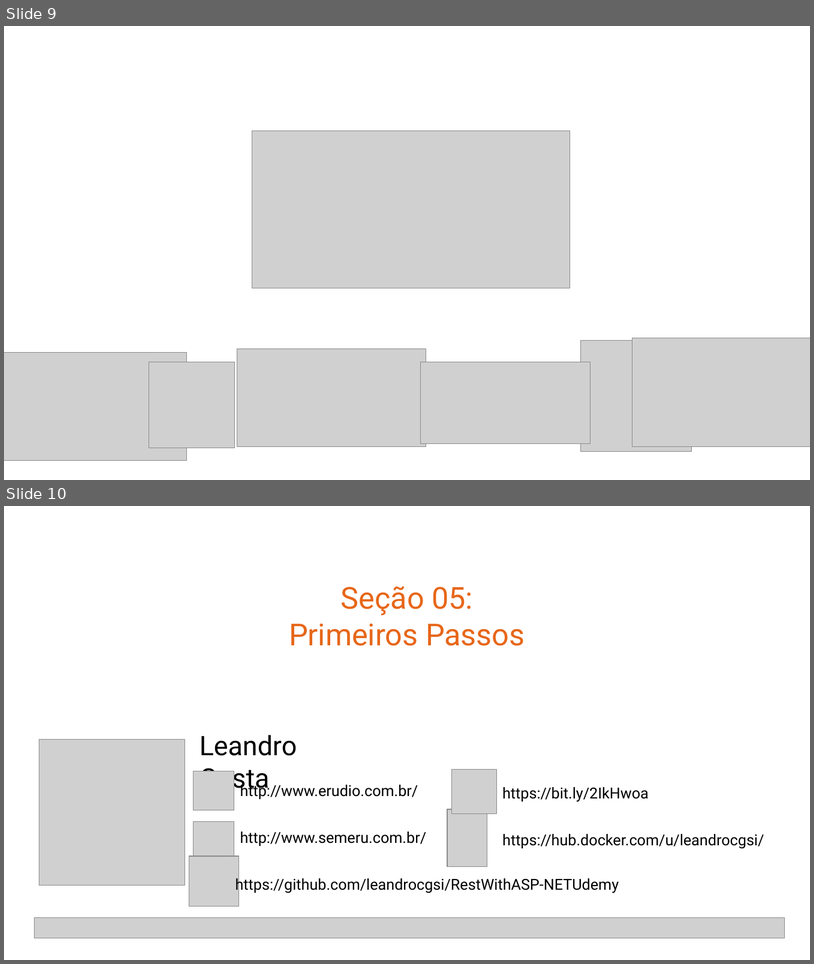
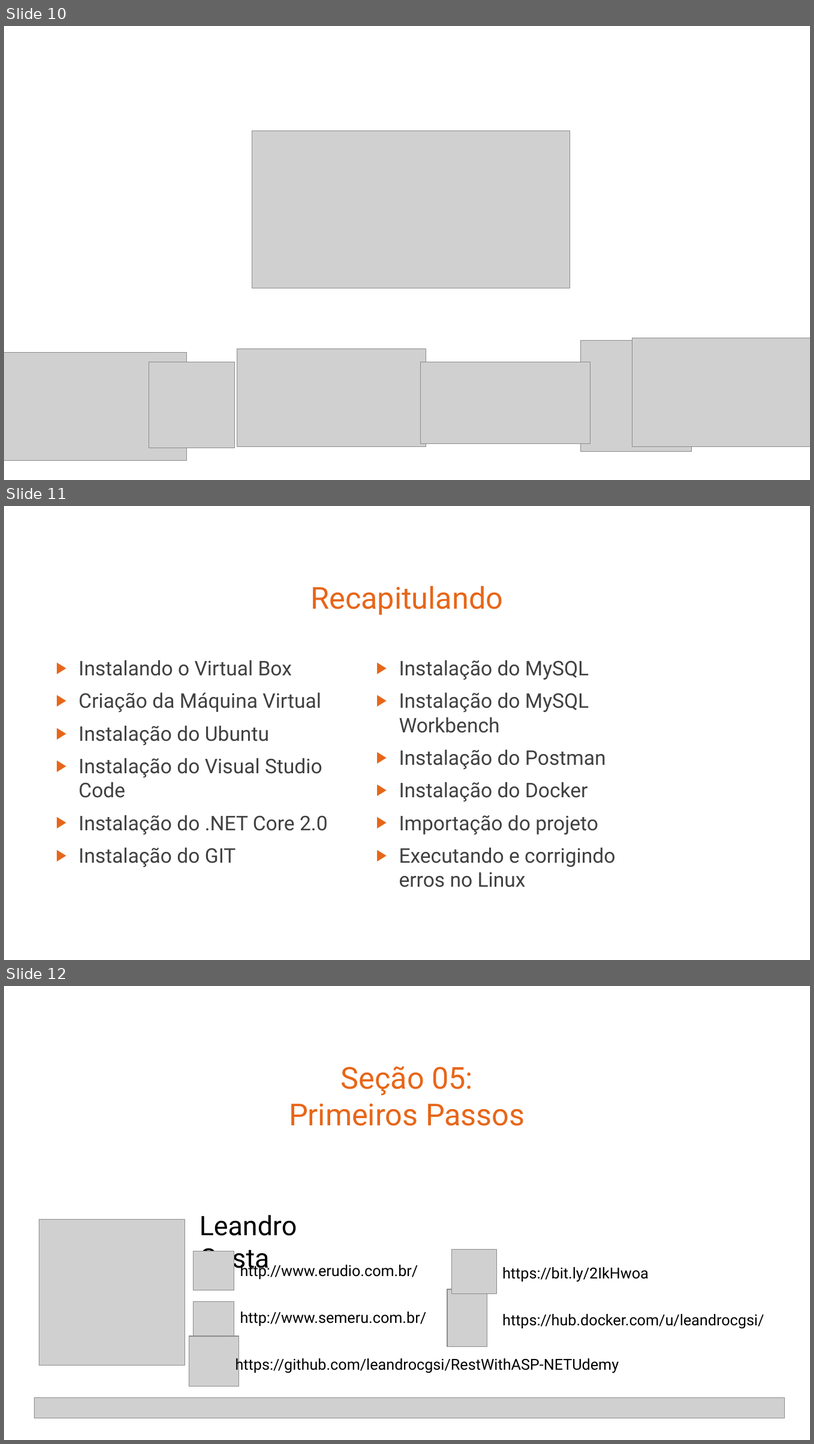
Before and after one commit to leandrocgsi/RestWithASP-NETUdemy, a slide deck: Documents/Building Modern RESTFul API's With ASP.NET Core - Architectural Overview.pptx. Shown one above the other, each under a label of ours: slides 9 and 10 before the commit, slides 10, 11 and 12 after it. The pictures are 814x964 and 814x1444 pixels, drawn with LibreOffice and Linux fonts; fonts in the diff are those of the drawing; grey boxes stand for pictures. Boxes give left, top, right and bottom in pixels: in the first picture for what was removed or moved away, otherwise in the second. Text is boxed around its words. In the diff, an @@ line names an element or a change of style, - is before the commit and + after.

```diff
--- a/Documents/Building Modern RESTFul API's With ASP.NET Core - Architectural Overview.pptx
+++ b/Documents/Building Modern RESTFul API's With ASP.NET Core - Architectural Overview.pptx
@@ slide 11 added at [4, 506, 810, 960], background #FFFFFF @@
@@ title added at [311, 586, 503, 615], 36 pt, text #E76618 @@
+Recapitulando
@@ text added at [78, 660, 328, 867], 24 pt, text #404040 @@
+▶ Instalando o Virtual Box
+▶ Criação da Máquina Virtual
+▶ Instalação do Ubuntu
+▶ Instalação do Visual Studio Code
+▶ Instalação do .NET Core 2.0
+▶ Instalação do GIT
@@ text added at [399, 660, 615, 887], 24 pt, text #404040 @@
+▶ Instalação do MySQL
+▶ Instalação do MySQL Workbench
+▶ Instalação do Postman
+▶ Instalação do Docker
+▶ Importação do projeto
+▶ Executando e corrigindo erros no Linux
@@ what was slide 9 is now slide 10 @@
@@ what was slide 10 is now slide 12 @@
```
Also in this commit, not shown: 2 slides changed, 6 other slides added.
